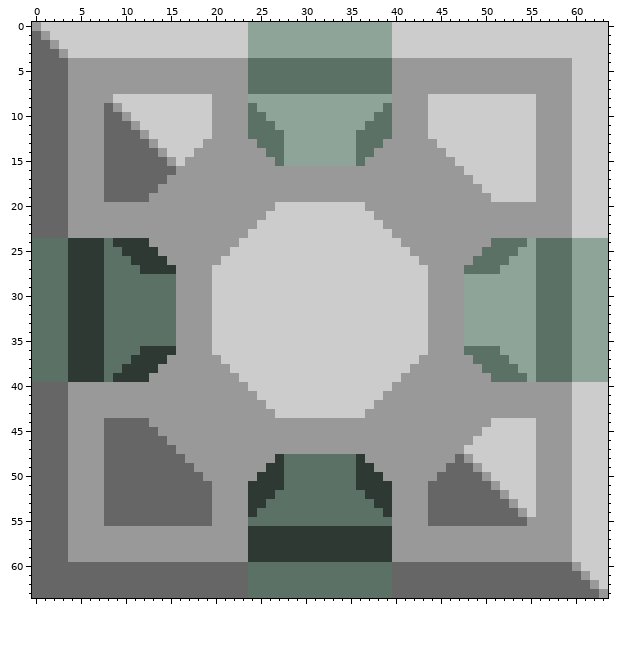
File history of a pixel-art sprite, sprites/blocks/rodrigonia/crafting/invar-smelter.png. The picture above was drawn from the file before the commit.
The file is 64x64 pixels.
After the commit:
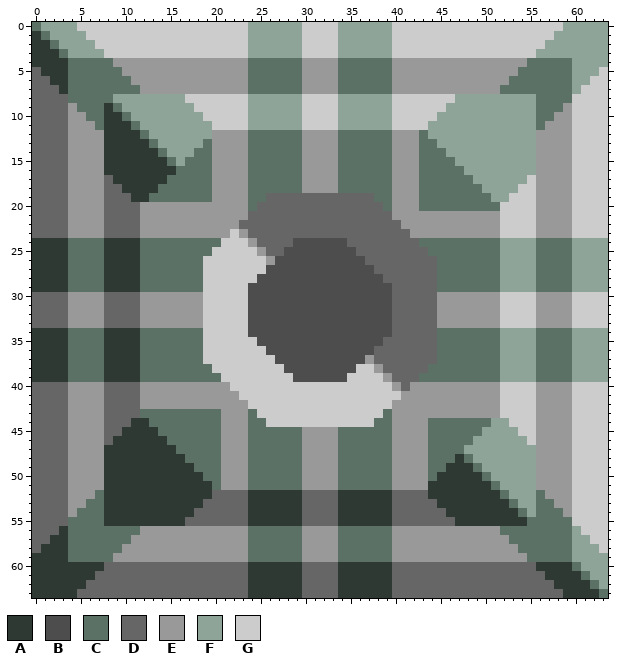
Palette (. is transparent): A #2d3932  B #4d4d4d  C #5b7165  D #666666  E #999999  F #8ea498  G #cccccc
What changed:
Changed rows in their new state; - is an unchanged pixel.
first column x 0:
 0 CFFFF-------------------------GGGG-------------------------FFFFF
 1 ACFFFF------------------------GGGG------------------------FFFFFF
 2 AACFFFF-----------------------GGGG-----------------------FFFFFFF
 3 AAACFFFF----------------------GGGG----------------------FFFFFFFF
 4 AAAACCCCC---------------------EEEE---------------------CCCCCFFFF
 5 -AAACCCCCC--------------------EEEE--------------------CCCCCCFFF-
 6 --AACCCCCCC-------------------EEEE-------------------CCCCCCCFF--
 7 ---ACCCCCCCC------------------EEEE------------------CCCCCCCCF---
 8 ----CCCCCFFFFFFFF---GGGG------GGGG------GGGG---FFFFFFFFFCCCC----
 9 -----CCCACFFFFFFFF--GGGGF-----GGGG-----FGGGG--FFFFFFFFFFCCC-----
10 ------CCAACFFFFFFFF-GGGGFF----GGGG----FFGGGG-FFFFFFFFFFFCC------
11 -------CAAACFFFFFFFFGGGGFFF---GGGG---FFFGGGGFFFFFFFFFFFFC-------
12 --------AAAACFFFFFFF--------CCEEEECC-------CFFFFFFFFFFFF--------
13 --------AAAAACFFFFFC----C---CCEEEECC---C---CCFFFFFFFFFFF--------
14 --------AAAAAACFFFCC----CC--CCEEEECC--CC---CCCFFFFFFFFFF--------
15 --------AAAAAAACFCCC----CCC-CCEEEECC-CCC---CCCCFFFFFFFFF--------
16 --------AAAAAAAACCCC----CCCCCC----CCCCCC---CCCCCFFFFFFFF--------
17 ---------AAAAAACCCCC----CCCCCC----CCCCCC---CCCCCCFFFFFF---------
18 ----------AAAACCCCCC----CCCCCC----CCCCCC---CCCCCCCFFFF----------
19 -----------AACCCCCCC----CCDDDDDDDDDDDDCC---CCCCCCCCFF-----------
20 --------DDDD------------CDDDDDDDDDDDDDDC---CCCCCCCCCGGGG--------
21 --------DDDD------------DDDDDDDDDDDDDDDD------------GGGG--------
22 --------DDDD-----------DDDDDDDDDDDDDDDDDD-----------GGGG--------
23 --------DDDD----------G-DDDDDDDDDDDDDDDDDD----------GGGG--------
24 AAAACCCCA---CCCCCCCCCGG-EDDDDBBBBBBDDDDDDDDCCCCCCCC-FFF---------
25 AAAACCCCAA--CCCCCCCCGG---EDDBBBBBBBBDDDDDDDDCCCCCC--FF----------
26 AAAACCCCAAA-CCCCCCCGG-----EBBBBBBBBBBDDDDDDDDCCCC---F-----------
27 AAAACCCCAAAACCCCCCCG------BBBBBBBBBBBBDDDDDDDCCC----------------
28 AAAACCCCAAAA----CCCG-----BBBBBBBBBBBBBBDDDDDDCCCCCCC------------
29 AAAACCCCAAAA----CCCG----BBBBBBBBBBBBBBBBDDDDDCCCCCCC------------
30 DDDDEEEEDDDDEEEE---G----BBBBBBBBBBBBBBBBDDDDD---EEEEGGGGEEEEGGGG
31 DDDDEEEEDDDDEEEE---G----BBBBBBBBBBBBBBBBDDDDD---EEEEGGGGEEEEGGGG
32 DDDDEEEEDDDDEEEE---G----BBBBBBBBBBBBBBBBDDDDD---EEEEGGGGEEEEGGGG
33 DDDDEEEEDDDDEEEE---G----BBBBBBBBBBBBBBBBDDDDD---EEEEGGGGEEEEGGGG
34 AAAACCCCAAAA----CCCG----BBBBBBBBBBBBBBBBDDDDDCCCCCCC------------
35 AAAACCCCAAAA----CCCG-----BBBBBBBBBBBBBBDDDDDDCCCCCCC------------
36 AAAACCCCAAAACCCCCCCG------BBBBBBBBBBBBDDDDDDDCCC----------------
37 AAAACCCCAAA-CCCCCCCGG------BBBBBBBBBBEDDDDDDDCCCC---F-----------
38 AAAACCCCAA--CCCCCCCCGG------BBBBBBBB--EDDDDDCCCCCC--FF----------
39 AAAACCCCA---CCCCCCCCCGG------BBBBBB----EDDDCCCCCCCC-FFF---------
40 --------DDDD----------GG-----------------D----------GGGG--------
41 --------DDDD-----------GG--------------GG-----------GGGG--------
42 --------DDDD------------GG------------GG------------GGGG--------
43 --------DDDDCCCCCCCCC---CGG----------GGC------------GGGG--------
44 -----------AACCCCCCCC---CCGGGGGGGGGGGGCC----CCCCCCCFF-----------
45 ----------AAAACCCCCCC---CCCCCC----CCCCCC----CCCCCCFFFF----------
46 ---------AAAAAACCCCCC---CCCCCC----CCCCCC----CCCCCFFFFFF---------
47 --------AAAAAAAACCCCC---CCCCCC----CCCCCC----CCCCFFFFFFFF--------
48 --------AAAAAAAAACCCC---CCCC--EEEE--CCCC----CCCACFFFFFFF--------
49 --------AAAAAAAAAACCC---CCCC--EEEE--CCCC----CCAAACFFFFFF--------
50 --------AAAAAAAAAAACC---CCCC--EEEE--CCCC----CAAAAACFFFFF--------
51 --------AAAAAAAAAAAAC---CCCC--EEEE--CCCC----AAAAAAACFFFF--------
52 -------CAAAAAAAAAAAADDDD---AAADDDDAAA---DDDDAAAAAAAACFFFC-------
53 ------CCAAAAAAAAAAA-DDDD--AAAADDDDAAAA--DDDD-AAAAAAAACFFCC------
54 -----CCCAAAAAAAAAA--DDDD-AAAAADDDDAAAAA-DDDD--AAAAAAAACFCCC-----
55 ----CCCCAAAAAAAAA---DDDDAAAAAADDDDAAAAAADDDD---AAAAAAAACCCCC----
56 ---ACCCCCCCC------------CCCCCCEEEECCCCCC------------CCCCCCCCF---
57 --AACCCCCCC-------------CCCCCCEEEECCCCCC-------------CCCCCCCFF--
58 -AAACCCCCC--------------CCCCCCEEEECCCCCC--------------CCCCCCFFF-
59 AAAACCCCC---------------CCCCCCEEEECCCCCC---------------CCCCCFFFF
60 AAAAAAAA----------------AAAAAADDDDAAAAAA----------------AAAACFFF
61 AAAAAAA-----------------AAAAAADDDDAAAAAA-----------------AAAACFF
62 AAAAAA------------------AAAAAADDDDAAAAAA------------------AAAACF
63 AAAAA-------------------AAAAAADDDDAAAAAA-------------------AAAAC
